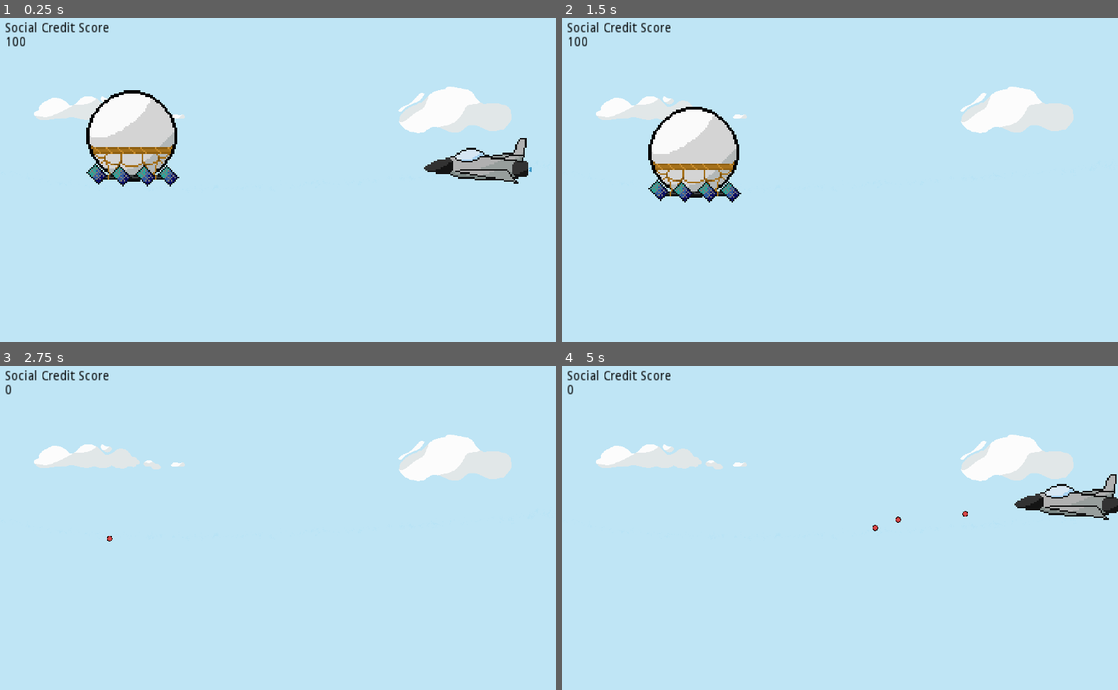
Above: before the commit, frames 1-4 (two rows, left to right).
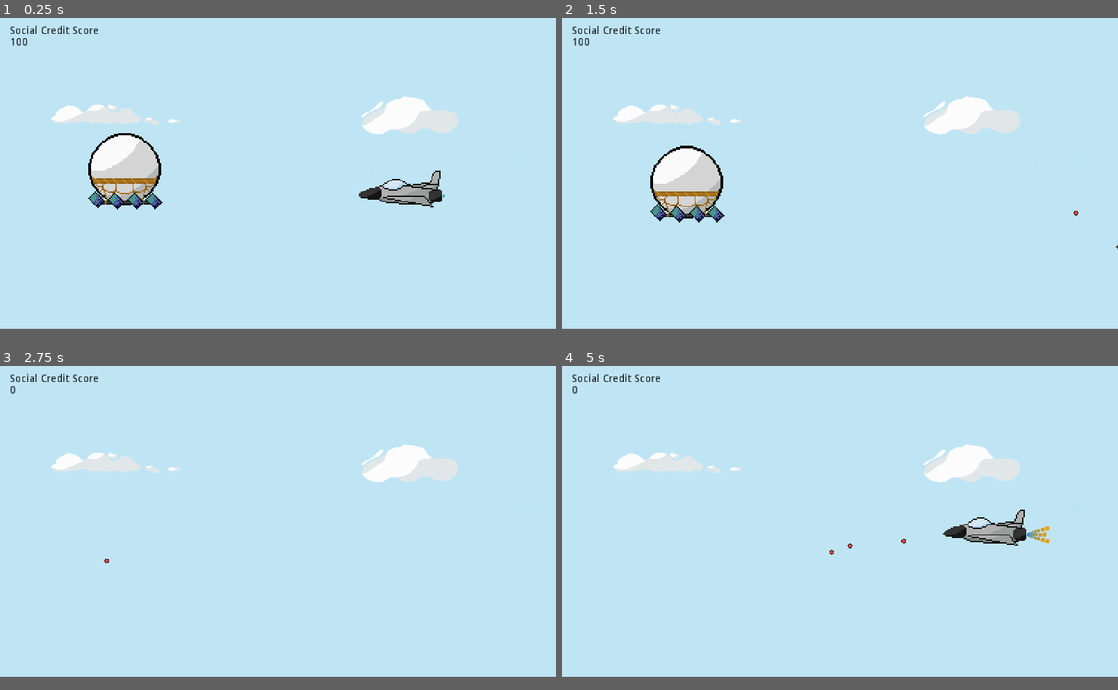
Above: after the commit, the same moments.

Repository: Morphasis/memegame
Game: Godot game, scene res://starting.tscn
Same seed, same stepped clock (60 frames per second), same inputs: the game is played once before the commit and once after it. Sound files missing from this copy of the repository are replaced by a short silence.
Inputs (mouse positions are in pixels of both pictures, inside the frame that each line leads up to):
- Up to frame 1 (0.25 s): no input
- Up to frame 2 (1.5 s): move the mouse to (962, 163) at 0.52 s; hold Right (right) 0.53-1.28 s; click (962, 163) at 0.6 s; move the mouse to (728, 196) at 1.27 s; hold Down (down) from 1.28 s (still down); click (728, 196) at 1.35 s
- Up to frame 3 (2.75 s): tap Enter at 2 s; move the mouse to (333, 456) at 2.02 s; release Down (down) at 2.03 s; hold Right (right) from 2.03 s (still down); click (333, 456) at 2.1 s
- Up to frame 4 (5 s): move the mouse to (812, 592) at 2.77 s; release Right (right) at 2.78 s; hold Up (up) 2.78-3.53 s; click (812, 592) at 2.85 s; tap Space at 3.5 s; move the mouse to (1006, 576) at 3.52 s; hold Left (left) from 3.53 s (still down); click (1006, 576) at 3.6 s; tap Enter at 4.25 s; move the mouse to (673, 479) at 4.27 s; click (673, 479) at 4.35 s
The window is 800x469 before the commit and 800x450 after it. Grey fills any space a smaller window leaves; there, only what the larger window draws over its background counts as a difference.

The runs differ from the first frame. In frame 1, 10% of the frame differs, in the area x 1-96%, y 1-60%; in frame 2, 8.0%; in frame 3, 3.9%; in frame 4, 6.2%.

Commit message:
Fixed project sizing

Diff:
--- a/project.godot
+++ b/project.godot
@@ -20,6 +20,8 @@
 
 [display]
 
+window/size/width=1280
+window/size/height=720
 window/stretch/mode="2d"
 
 [gui]
--- a/starting.tscn
+++ b/starting.tscn
@@ -8,8 +8,8 @@
 [node name="starting" type="Node2D"]
 
 [node name="Background" type="Sprite" parent="."]
-position = Vector2( 553, 301 )
-scale = Vector2( 0.313401, 0.326114 )
+position = Vector2( 640, 360 )
+scale = Vector2( 0.333333, 0.333333 )
 texture = ExtResource( 7 )
 
 [node name="Control" type="Control" parent="Background"]
@@ -17,28 +17,30 @@
 anchor_bottom = 1.0
 margin_left = -1920.0
 margin_top = -1080.0
-margin_right = -1920.0
-margin_bottom = -1080.0
+margin_right = -2503.0
+margin_bottom = -1446.0
 script = ExtResource( 1 )
 
 [node name="Label" type="Label" parent="Background/Control"]
-margin_left = 184.205
-margin_top = 187.674
-margin_right = 302.205
-margin_bottom = 201.674
+margin_left = 68.2576
+margin_top = 63.7685
+margin_right = 186.258
+margin_bottom = 77.7685
 rect_scale = Vector2( 5.21186, 5.21186 )
 custom_colors/font_color = Color( 0, 0, 0, 1 )
 text = "Social Credit Score"
 
 [node name="Score" type="Label" parent="Background/Control"]
-margin_left = 184.205
-margin_top = 267.401
-margin_right = 302.205
-margin_bottom = 281.401
+margin_left = 68.2576
+margin_top = 143.495
+margin_right = 186.258
+margin_bottom = 157.495
 rect_scale = Vector2( 5.21186, 5.21186 )
 custom_colors/font_color = Color( 0, 0, 0, 1 )
 text = "0"
 
 [node name="f16" parent="." instance=ExtResource( 2 )]
+position = Vector2( 921, 413 )
 
 [node name="baloon" parent="." instance=ExtResource( 3 )]
+position = Vector2( 287, 374 )
